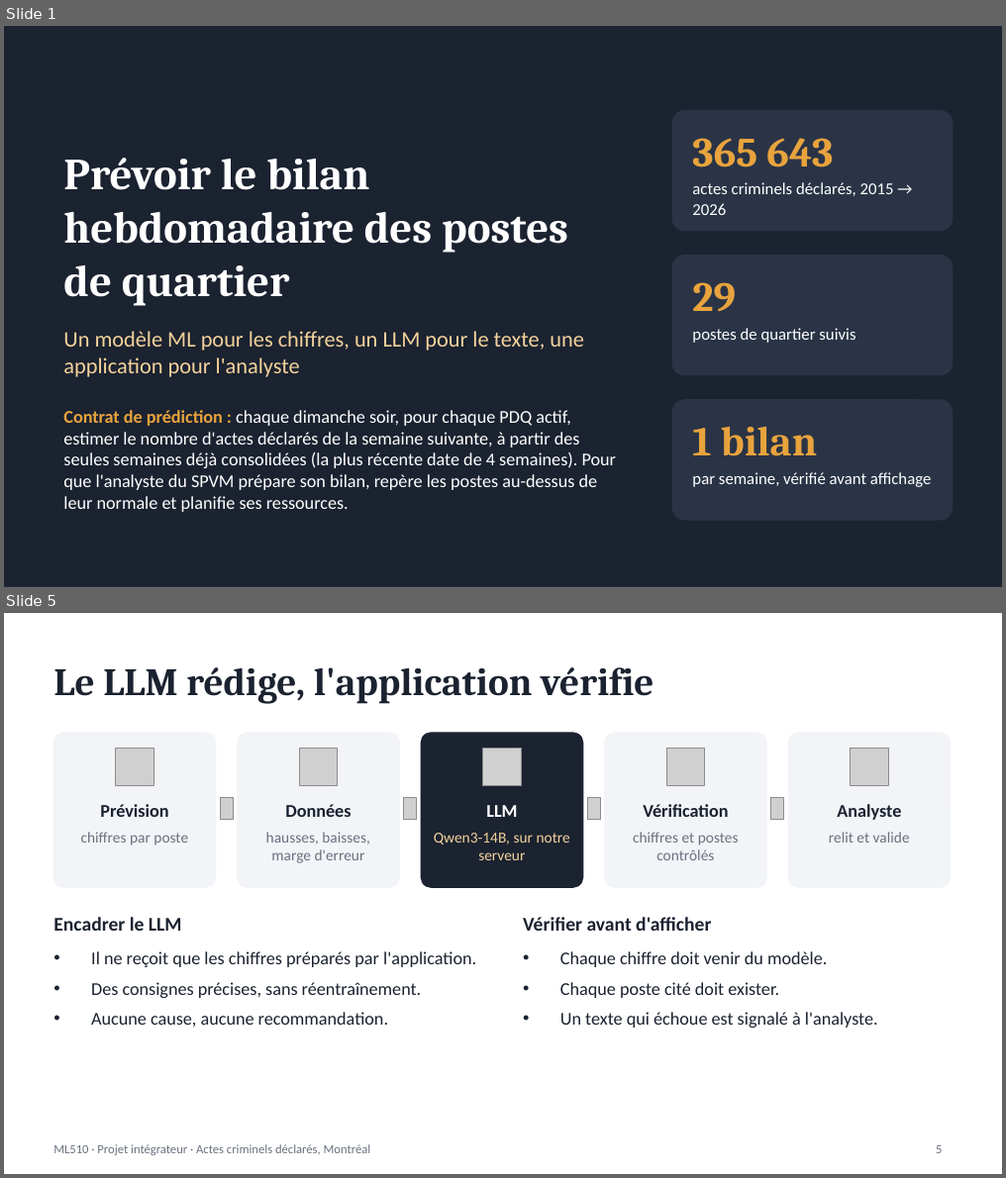
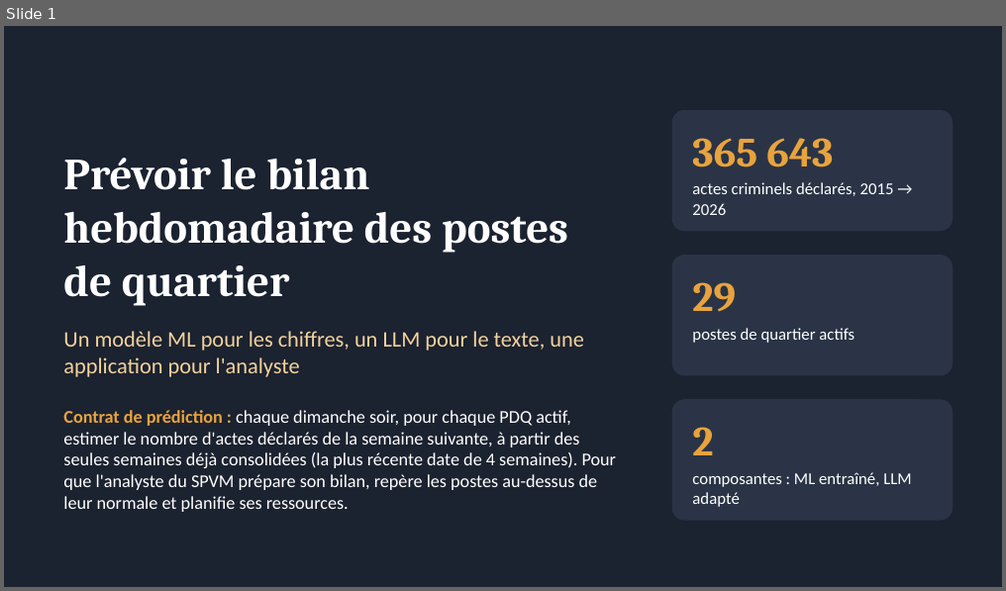
Before and after one commit to mirecloud/criminal-work, a slide deck: livrables/presentation.pptx. Shown one above the other, each under a label of ours: slides 1 and 5 before the commit, slide 1 after it; the slides between them are not shown. The pictures are 1006x1178 and 1006x591 pixels, drawn with LibreOffice and Linux fonts; fonts in the diff are those of the drawing; grey boxes stand for pictures. Boxes give left, top, right and bottom in pixels: in the first picture for what was removed or moved away, otherwise in the second. Text is boxed around its words. In the diff, an @@ line names an element or a change of style, - is before the commit and + after.

```diff
--- a/livrables/presentation.pptx
+++ b/livrables/presentation.pptx
@@ slide 5 removed at (x1=4, y1=613, x2=1002, y2=1174), background #FFFFFF @@
@@ title removed at (x1=54, y1=667, x2=653, y2=704) @@
-Le LLM rédige, l'application vérifie
@@ rounded rectangle removed at (x1=54, y1=733, x2=216, y2=887) @@
@@ picture removed at (x1=116, y1=748, x2=153, y2=785) @@
@@ rounded rectangle removed at (x1=238, y1=733, x2=399, y2=887) @@
@@ picture removed at (x1=299, y1=748, x2=338, y2=785) @@
@@ rounded rectangle removed at (x1=421, y1=733, x2=583, y2=887) @@
@@ picture removed at (x1=483, y1=748, x2=521, y2=785) @@
@@ rounded rectangle removed at (x1=605, y1=733, x2=766, y2=887) @@
@@ picture removed at (x1=666, y1=748, x2=705, y2=785) @@
@@ rounded rectangle removed at (x1=788, y1=733, x2=950, y2=887) @@
@@ picture removed at (x1=850, y1=748, x2=888, y2=785) @@
@@ text removed at (x1=100, y1=804, x2=168, y2=817) @@
-Prévision
@@ picture removed at (x1=221, y1=797, x2=234, y2=820) @@
@@ text removed at (x1=285, y1=804, x2=350, y2=817) @@
-Données
@@ picture removed at (x1=403, y1=797, x2=416, y2=820) @@
@@ text removed at (x1=486, y1=805, x2=517, y2=817) @@
-LLM
@@ picture removed at (x1=587, y1=797, x2=600, y2=820) @@
@@ text removed at (x1=643, y1=804, x2=728, y2=817) @@
-Vérification
@@ picture removed at (x1=770, y1=797, x2=783, y2=820) @@
@@ text removed at (x1=837, y1=804, x2=901, y2=820) @@
-Analyste
@@ text removed at (x1=81, y1=832, x2=188, y2=846) @@
-chiffres par poste
@@ text removed at (x1=266, y1=832, x2=370, y2=863) @@
-hausses, baisses, marge d'erreur
@@ text removed at (x1=434, y1=833, x2=570, y2=861) @@
-Qwen3-14B, sur notre serveur
@@ text removed at (x1=633, y1=832, x2=739, y2=861) @@
-chiffres et postes contrôlés
@@ text removed at (x1=829, y1=832, x2=910, y2=843) @@
-relit et valide
@@ text removed at (x1=54, y1=917, x2=182, y2=931) @@
-Encadrer le LLM
@@ text removed at (x1=523, y1=917, x2=711, y2=931) @@
-Vérifier avant d'afficher
@@ text removed at (x1=91, y1=952, x2=476, y2=1027) @@
-• Il ne reçoit que les chiffres préparés par l'application.
-• Des consignes précises, sans réentraînement.
-• Aucune cause, aucune recommandation.
@@ text removed at (x1=560, y1=952, x2=878, y2=1028) @@
-• Chaque chiffre doit venir du modèle.
-• Chaque poste cité doit exister.
-• Un texte qui échoue est signalé à l'analyste.
@@ text removed at (x1=54, y1=1145, x2=371, y2=1156) @@
-ML510 · Projet intégrateur · Actes criminels déclarés, Montréal
@@ page number removed at (x1=936, y1=1146, x2=942, y2=1154) @@
-5
@@ slide 1 changed as well @@
@@ text at (x1=692, y1=328, x2=854, y2=343): text changed @@
-postes de quartier suivis
+postes de quartier actifs
@@ text at (x1=692, y1=427, x2=713, y2=456): text changed @@
-1 bilan
+2
@@ text at (x1=692, y1=472, x2=911, y2=507): text changed @@
-par semaine, vérifié avant affichage
+composantes : ML entraîné, LLM adapté
```
Also in this commit, not shown: 3 other slides changed, 2 slides added, 1 other slide removed.
